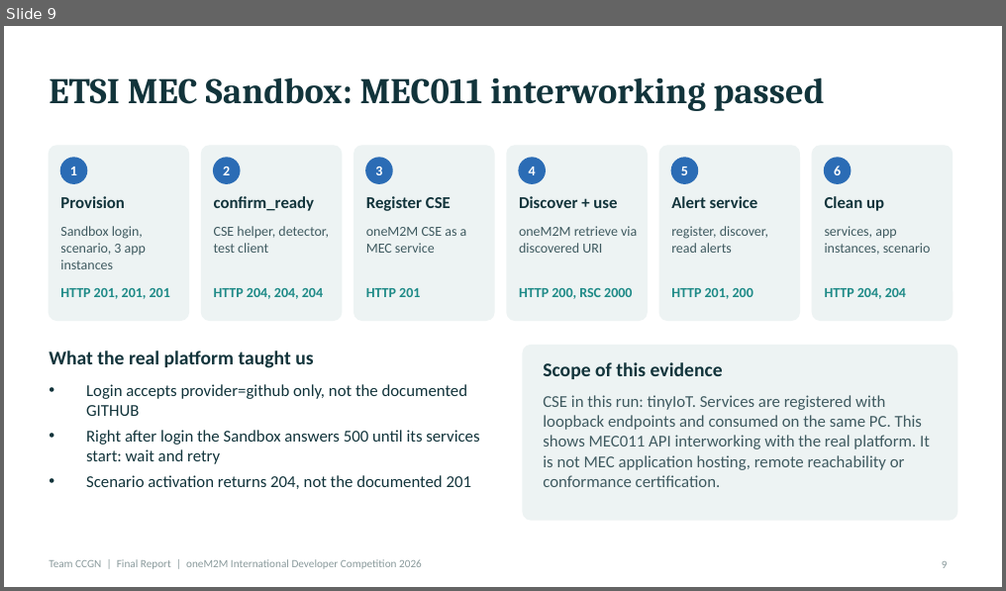
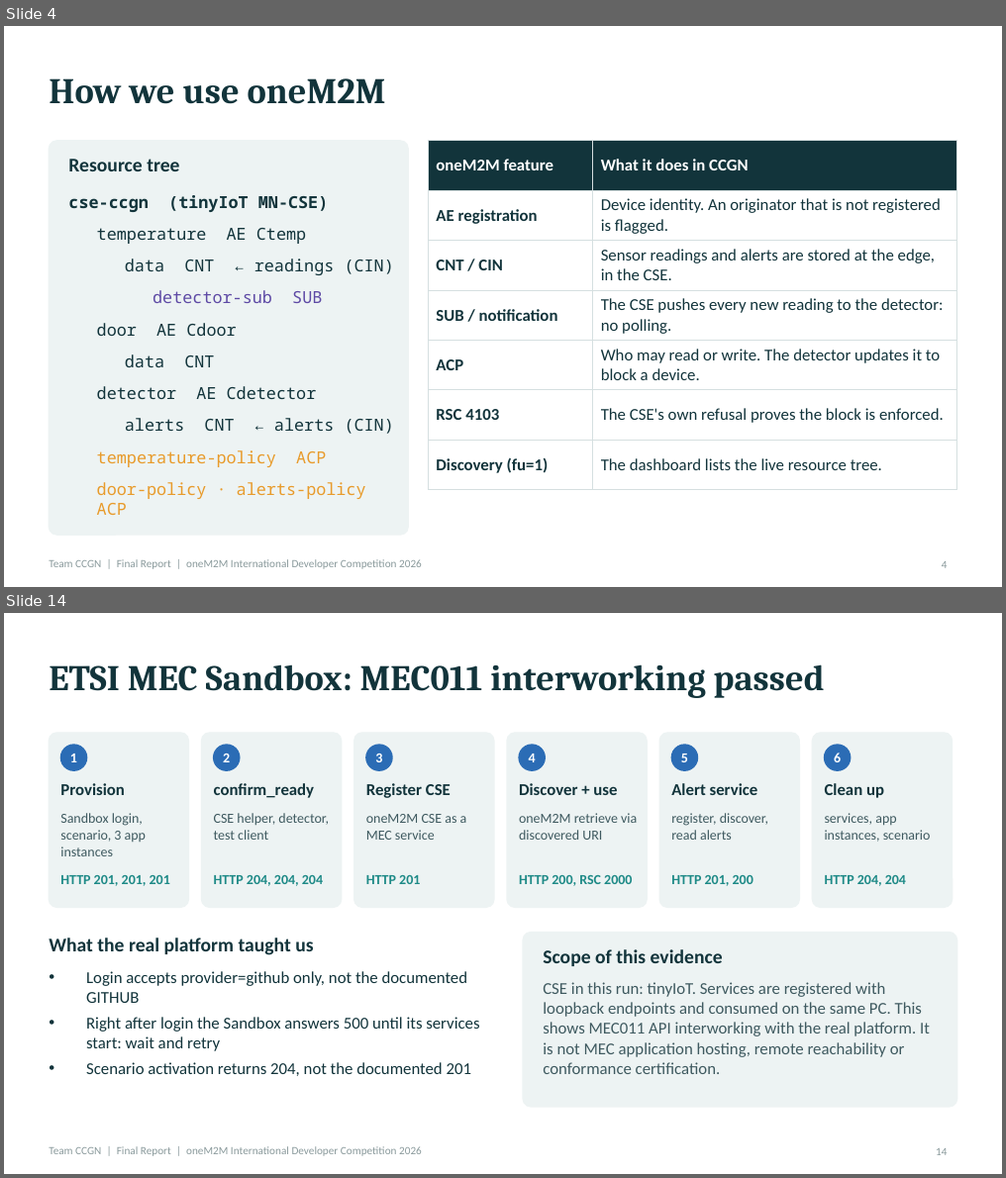
Before and after one commit to easycode42/ccgn-edge-iot-security, a slide deck: deliverables/CCGN_Final_Report.pptx. Shown one above the other, each under a label of ours: slide 9 before the commit, slides 4 and 14 after it; the slides between them are not shown. The pictures are 1006x591 and 1006x1178 pixels, drawn with LibreOffice and Linux fonts; fonts in the diff are those of the drawing. Boxes give left, top, right and bottom in pixels: in the first picture for what was removed or moved away, otherwise in the second. Text is boxed around its words. In the diff, an @@ line names an element or a change of style, - is before the commit and + after.

```diff
--- a/deliverables/CCGN_Final_Report.pptx
+++ b/deliverables/CCGN_Final_Report.pptx
@@ slide 4 added at (4, 26, 1002, 587), background #FFFFFF; not listed: 1 template element that a slide beside it also shows @@
@@ title added at (49, 78, 386, 104), 26 pt, text #12343B, bold @@
+How we use oneM2M
@@ rounded rectangle added at (49, 141, 408, 535), fill #EDF3F3, outline #EDF3F3 1 pt @@
@@ table added at (428, 141, 957, 477), 7 rows, 2 columns @@
+oneM2M feature | What it does in CCGN
+AE registration | Device identity. An originator that is not registered is flagged.
+CNT / CIN | Sensor readings and alerts are stored at the edge, in the CSE.
+SUB / notification | The CSE pushes every new reading to the detector: no polling.
+ACP | Who may read or write. The detector updates it to block a device.
+RSC 4103 | The CSE's own refusal proves the block is enforced.
+Discovery (fu=1) | The dashboard lists the live resource tree.
@@ text added at (68, 159, 179, 172), 14 pt, text #12343B, bold @@
+Resource tree
@@ text added at (68, 195, 329, 212), 12 pt, text #12343B, bold @@
+cse-ccgn (tinyIoT MN-CSE)
@@ text added at (97, 228, 306, 244), 12 pt, text #12343B @@
+temperature AE Ctemp
@@ text added at (125, 259, 394, 275), 12 pt, text #12343B @@
+data CNT ← readings (CIN)
@@ text added at (152, 290, 322, 303), 12 pt, text #5E4AA5 @@
+detector-sub SUB
@@ text added at (97, 323, 236, 336), 12 pt, text #12343B @@
+door AE Cdoor
@@ text added at (125, 355, 214, 368), 12 pt, text #12343B @@
+data CNT
@@ text added at (97, 386, 317, 399), 12 pt, text #12343B @@
+detector AE Cdetector
@@ text added at (125, 418, 394, 434), 12 pt, text #12343B @@
+alerts CNT ← alerts (CIN)
@@ text added at (97, 451, 326, 468), 12 pt, text #E89B2B @@
+temperature-policy ACP
@@ text added at (97, 482, 366, 515), 12 pt, text #E89B2B @@
+door-policy · alerts-policy ACP
@@ page number added at (942, 562, 947, 569), 8 pt, text #8A9A9C @@
+4
@@ what was slide 9 is now slide 14 @@
@@ page number at (936, 1149, 946, 1156): text changed @@
-9
+14
```
Also in this commit, not shown: 5 slides changed, 9 other slides added, 5 slides removed, 44 other files.
